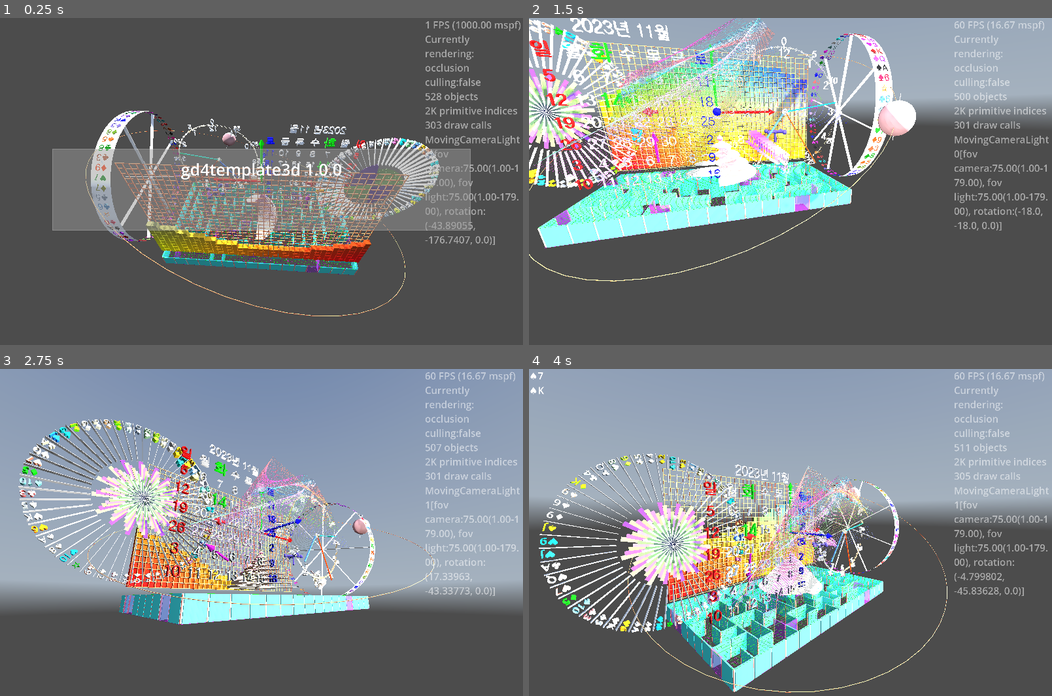
Above: before the commit, frames 1-4 (two rows, left to right).
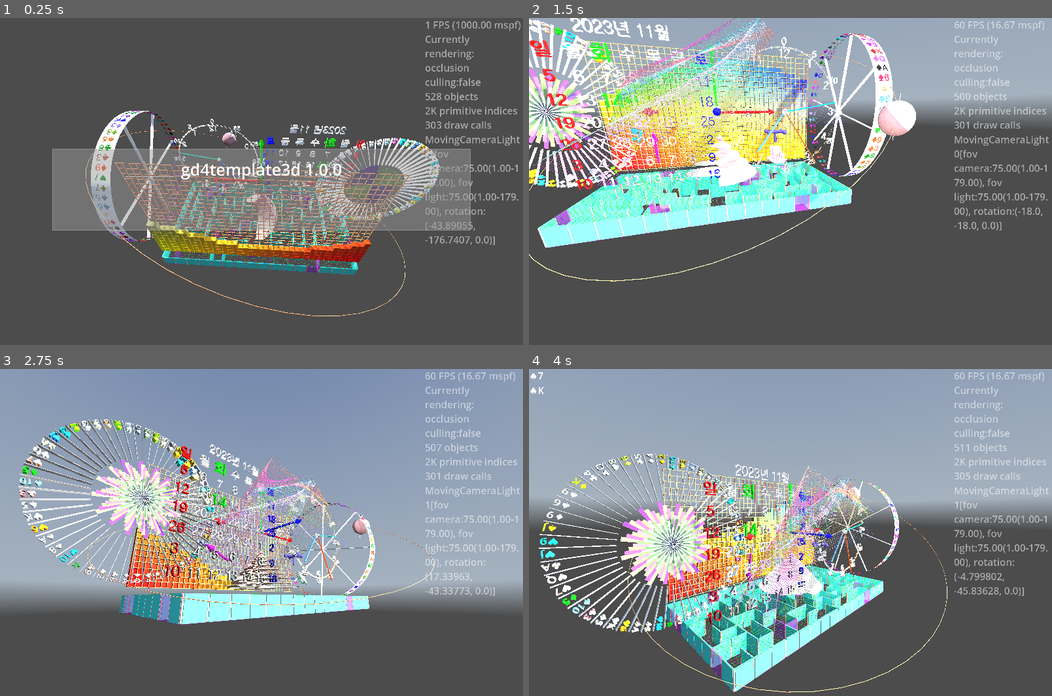
Above: after the commit, the same moments.

Repository: kasworld/gd4template3d
Game: Godot game, scene res://main.tscn
Two runs of this game, one before a commit and one after it. Both use one fixed random seed, a clock stepped at 60 frames per second and the inputs below. A sky picture missing from this copy of the repository is replaced by a grey-blue gradient.
Inputs (mouse positions are in pixels of both pictures, inside the frame that each line leads up to):
- Up to frame 1 (0.25 s): no input
- Up to frame 2 (1.5 s): tap Enter at 0.5 s; move the mouse to (905, 165) at 0.52 s; hold Right 0.53-1.28 s; tap Q at 0.6 s; click (905, 165) at 0.67 s; move the mouse to (685, 197) at 1.27 s; hold Down from 1.28 s (still down); tap E at 1.35 s
- Up to frame 3 (2.75 s): move the mouse to (313, 460) at 2.02 s; release Down at 2.03 s; hold Right from 2.03 s (still down); tap Enter at 2.1 s
- Up to frame 4 (4 s): move the mouse to (764, 597) at 2.77 s; release Right at 2.78 s; hold Up 2.78-3.53 s; tap Q at 2.85 s; click (764, 597) at 2.92 s; move the mouse to (947, 581) at 3.52 s; hold Left from 3.53 s (still down); tap E at 3.6 s

The runs differ from the first frame. In frame 1, less than 0.1% of the frame differs, in the area x 47-57%, y 48-69%; in frame 2, 0.3%, in the area x 40-50%, y 34-55%; in frame 3, 0.1%; in frame 4, less than 0.1%.

Commit message:
update MeshTrail

Diff:
--- a/main.gd
+++ b/main.gd
@@ -180,24 +180,25 @@
 
 
 var b_box :AABB
+var mesh_trail :MeshTrail
 func meshtrail_demo() -> void:
 	var mt :String = ["♠","♣","♥","♦" ,"★","☆","♩","♪","♬"].pick_random()
 	b_box = AABB( -WorldSize/2, WorldSize)
-	var ball :MeshTrail = preload("res://mesh_trail/mesh_trail.tscn").instantiate()
+	mesh_trail = preload("res://mesh_trail/mesh_trail.tscn").instantiate()
 	var radius := 1.0
 	var count := randi_range(10,20)
 	var startpos := b_box.get_center()
 	match randi_range(0,3):
 		0:
-			ball.init_OnBounce().set_get_random_color_fn(random_color)
+			mesh_trail.set_ColorChange_OnBounce().set_get_random_color_fn(random_color)
 		1:
-			ball.init_MeshGradient().set_get_random_color_fn(random_color)
+			mesh_trail.set_ColorChange_MeshGradient().set_get_random_color_fn(random_color)
 		2:
-			ball.init_ByPosition(b_box)
+			mesh_trail.set_ColorChange_ByPosition(b_box)
 		3:
-			ball.init_ByPositionFn(get_color_ByPosition)
-	ball.init( bounce_fn, radius, count, mt, startpos).set_speed(5,10,0.05)
-	$DemoContainer.add_child(ball)
+			mesh_trail.set_ColorChange_ByPositionFn(get_color_ByPosition)
+	mesh_trail.init( bounce_fn, radius, count, mt, startpos).set_speed(5,10)
+	$DemoContainer.add_child(mesh_trail)
 func get_color_ByPosition(pos :Vector3) -> Color:
 	var co :Color
 	for i in 3:
@@ -302,6 +303,7 @@
 	wheel.선택된cell강조상태켜기()
 	bartree.rotate_tree_bar_y(delta*10)
 	orbit_sphere.animate_rotate(now, delta)
+	mesh_trail.move(delta)
 
 	main_animation.handle_animation()
 	var t := now /2.3
--- a/mesh_trail/mesh_trail.gd
+++ b/mesh_trail/mesh_trail.gd
@@ -1,150 +1,7 @@
-extends Node3D
+extends MultiMeshShape
 class_name MeshTrail
 
-enum ColorMode {OnBounce, MeshGradient, ByPosition }
-var color_mode :ColorMode = ColorMode.OnBounce
-
-func init_OnBounce() -> MeshTrail:
-	color_mode = ColorMode.OnBounce
-	return self
-
-# for ColorMode.MeshGradient
-var color_from :Color # or current color
-var color_to :Color
-var color_progress :int # 0 to mesh_count-1
-func get_color_MeshGradient() -> Color:
-	color_progress += 1
-	if color_progress >= $MultiMeshInstance3D.multimesh.instance_count:
-		color_from = color_to
-		color_to = get_random_color_fn.call()
-		color_progress = 0
-	return lerp(color_from, color_to, float(color_progress)/float($MultiMeshInstance3D.multimesh.instance_count))
-
-func init_MeshGradient() -> MeshTrail:
-	color_mode = ColorMode.MeshGradient
-	return self
-
-var color_aabb :AABB
-func init_ByPosition(c_aabb :AABB) -> MeshTrail:
-	color_mode = ColorMode.ByPosition
-	color_aabb = c_aabb
-	return self
-
-func init_ByPositionFn(fn :Callable) -> MeshTrail:
-	color_mode = ColorMode.ByPosition
-	get_color_ByPosition_fn = fn
-	return self
-
-var get_color_ByPosition_fn = get_color_ByPosition
-func get_color_ByPosition(pos :Vector3) -> Color:
-	var co :Color
-	for i in 3:
-		co[i] = (pos[i] - color_aabb.position[i]) / color_aabb.size[i]
-	return co
-
-var get_random_color_fn :Callable = get_random_color
-func set_get_random_color_fn(fn :Callable) -> MeshTrail:
-	get_random_color_fn = fn
-	return self
-func get_random_color() -> Color:
-	return Color(randf(),randf(),randf())
-
-var head_velocity :Vector3
-var bounce_fn :Callable
-var radius :float
-var speed_max :float
-var speed_min :float
-var obj_cursor :int
-var current_rotation :float
-var current_rotation_velocity :float
-var rotation_velocity_deviation :float
-
-func init(bounce_fn_a :Callable, radius_a :float, mesh_count :int, mesh_type, initial_pos :Vector3, rotation_velocity_deviation_a :float = 4*PI) -> MeshTrail:
-	radius = radius_a
-	bounce_fn = bounce_fn_a
-	rotation_velocity_deviation = rotation_velocity_deviation_a
-	speed_max = radius * 40
-	speed_min = radius * 20
-	head_velocity = Vector3( (randf()-0.5)*speed_max, (randf()-0.5)*speed_max, (randf()-0.5)*speed_max)
-	color_from = get_random_color_fn.call()
-	color_to = get_random_color_fn.call()
-	make_mat_multi(new_mesh_by_type(mesh_type,radius), mesh_count, initial_pos)
-	old_tick = Time.get_unix_time_from_system()
-	return self
-
-func set_speed(mins :float, maxs :float, tick_sec :float) -> MeshTrail:
-	speed_max = maxs
-	speed_min = mins
-	$Timer.wait_time = tick_sec
-	return self
-
-func make_mat_multi(mesh :Mesh, count :int, initial_pos:Vector3):
-	var mat := StandardMaterial3D.new()
-	mat.albedo_color = Color.WHITE
-	mat.vertex_color_use_as_albedo = true
-	mesh.material = mat
-	$MultiMeshInstance3D.multimesh.mesh = mesh
-	# Then resize (otherwise, changing the format is not allowed).
-	$MultiMeshInstance3D.multimesh.instance_count = count
-	$MultiMeshInstance3D.multimesh.visible_instance_count = count
-
-	for i in $MultiMeshInstance3D.multimesh.visible_instance_count:
-		set_color_by_mode(i, initial_pos)
-		var t := Transform3D(Basis(), initial_pos)
-		$MultiMeshInstance3D.multimesh.set_instance_transform(i,t)
-
-func set_color_by_mode(mesh_index :int, pos :Vector3) -> void:
-	var co :Color
-	match color_mode:
-		ColorMode.ByPosition:
-			co = get_color_ByPosition_fn.call(pos)
-		ColorMode.OnBounce:
-			co = color_from
-		ColorMode.MeshGradient:
-			co = get_color_MeshGradient()
-	$MultiMeshInstance3D.multimesh.set_instance_color(mesh_index, co)
-
-func set_multi_pos_rot(i :int, pos :Vector3, axis :Vector3, rot :float) -> void:
-	var t := Transform3D(Basis(), pos)
-	t = t.rotated_local(axis, rot)
-	$MultiMeshInstance3D.multimesh.set_instance_transform(i,t )
-
-var old_tick :float
-func _on_timer_timeout() -> void:
-	var new_tick := Time.get_unix_time_from_system()
-	move(new_tick - old_tick)
-	old_tick = new_tick
-
-func move(delta :float) -> void:
-	var old_cursor := obj_cursor
-	obj_cursor +=1
-	obj_cursor %= $MultiMeshInstance3D.multimesh.instance_count
-	move_trail(delta, old_cursor, obj_cursor)
-
-func move_trail(delta: float, oldi :int, newi:int) -> void:
-	var oldpos :Vector3 = $MultiMeshInstance3D.multimesh.get_instance_transform(oldi).origin
-	var newpos :Vector3 = oldpos + head_velocity * delta
-	var bn = bounce_fn.call(oldpos,newpos,radius)
-	for i in 3:
-		# change vel on bounce
-		if bn.bounced[i] != 0 :
-			head_velocity[i] = -randf_range(speed_min, speed_max)*bn.bounced[i]
-
-	if bn.bounced != Vector3i.ZERO:
-		if color_mode == ColorMode.OnBounce:
-			color_from = get_random_color_fn.call()
-		current_rotation_velocity =  randfn(0, rotation_velocity_deviation)
-	current_rotation += current_rotation_velocity * delta
-
-	set_multi_pos_rot(newi, bn.pos, head_velocity.normalized(), current_rotation)
-	set_color_by_mode(newi, newpos)
-
-	if head_velocity.length() > speed_max:
-		head_velocity = head_velocity.normalized() * speed_max
-	if head_velocity.length() < speed_min:
-		head_velocity = head_velocity.normalized() * speed_min
-
-func new_mesh_by_type(mesh_type , r :float) -> Mesh:
+static func NewMeshByType(mesh_type , r :float) -> Mesh:
 	var mesh :Mesh
 	match mesh_type:
 		0:
@@ -174,6 +31,126 @@
 			mesh = TextMesh.new()
 			mesh.depth = r/6
 			mesh.pixel_size = r / 6
-			#mesh.font_size = r*40
 			mesh.text = "%s" % mesh_type
 	return mesh
+
+
+enum ColorChange {OnBounce, MeshGradient, ByPosition }
+var color_change_mode :ColorChange = ColorChange.OnBounce
+
+func set_ColorChange_OnBounce() -> MeshTrail:
+	color_change_mode = ColorChange.OnBounce
+	return self
+
+# for ColorChange.MeshGradient
+var color_from :Color # or current color
+var color_to :Color
+var color_progress :int # 0 to inst_count-1
+func get_color_MeshGradient() -> Color:
+	color_progress += 1
+	if color_progress >= multimesh.instance_count:
+		color_from = color_to
+		color_to = get_random_color_fn.call()
+		color_progress = 0
+	return lerp(color_from, color_to, float(color_progress)/float(multimesh.instance_count))
+
+func set_ColorChange_MeshGradient() -> MeshTrail:
+	color_change_mode = ColorChange.MeshGradient
+	return self
+
+var color_aabb :AABB
+func set_ColorChange_ByPosition(c_aabb :AABB) -> MeshTrail:
+	color_change_mode = ColorChange.ByPosition
+	color_aabb = c_aabb
+	return self
+
+func set_ColorChange_ByPositionFn(fn :Callable) -> MeshTrail:
+	color_change_mode = ColorChange.ByPosition
+	get_color_ByPosition_fn = fn
+	return self
+
+var get_color_ByPosition_fn :Callable = get_color_ByPosition
+func get_color_ByPosition(pos :Vector3) -> Color:
+	var co :Color
+	for i in 3:
+		co[i] = (pos[i] - color_aabb.position[i]) / color_aabb.size[i]
+	return co
+
+var get_random_color_fn :Callable = get_random_color
+func set_get_random_color_fn(fn :Callable) -> MeshTrail:
+	get_random_color_fn = fn
+	return self
+func get_random_color() -> Color:
+	return Color(randf(),randf(),randf())
+
+var head_velocity :Vector3
+var bounce_fn :Callable
+var radius :float
+var speed_max :float
+var speed_min :float
+var obj_cursor :int
+var current_rotation :float
+var current_rotation_velocity :float
+var rotation_velocity_deviation :float
+
+func init(bounce_fn_a :Callable, radius_a :float, inst_count :int, mesh_type, initial_pos :Vector3, rotation_velocity_deviation_a :float = 4*PI) -> MeshTrail:
+	radius = radius_a
+	bounce_fn = bounce_fn_a
+	rotation_velocity_deviation = rotation_velocity_deviation_a
+	speed_max = radius * 40
+	speed_min = radius * 20
+	head_velocity = Vector3( (randf()-0.5)*speed_max, (randf()-0.5)*speed_max, (randf()-0.5)*speed_max)
+	color_from = get_random_color_fn.call()
+	color_to = get_random_color_fn.call()
+	init_with_alpha(NewMeshByType(mesh_type,radius), inst_count, 1.0, initial_pos)
+	return self
+
+func set_speed(mins :float, maxs :float) -> MeshTrail:
+	speed_max = maxs
+	speed_min = mins
+	return self
+
+func set_color_by_mode(inst_index :int, pos :Vector3) -> void:
+	var co :Color
+	match color_change_mode:
+		ColorChange.ByPosition:
+			co = get_color_ByPosition_fn.call(pos)
+		ColorChange.OnBounce:
+			co = color_from
+		ColorChange.MeshGradient:
+			co = get_color_MeshGradient()
+	multimesh.set_instance_color(inst_index, co)
+
+func set_multi_pos_rot(i :int, pos :Vector3, axis :Vector3, rot :float) -> void:
+	var t := Transform3D(Basis(), pos)
+	t = t.rotated_local(axis, rot)
+	multimesh.set_instance_transform(i,t )
+
+func move(delta :float) -> void:
+	var old_cursor := obj_cursor
+	obj_cursor +=1
+	obj_cursor %= multimesh.instance_count
+	_move_trail(delta, old_cursor, obj_cursor)
+
+func _move_trail(delta: float, oldi :int, newi:int) -> void:
+	var oldpos :Vector3 = multimesh.get_instance_transform(oldi).origin
+	var newpos :Vector3 = oldpos + head_velocity * delta
+	var bn = bounce_fn.call(oldpos,newpos,radius)
+	for i in 3:
+		# change vel on bounce
+		if bn.bounced[i] != 0 :
+			head_velocity[i] = -randf_range(speed_min, speed_max)*bn.bounced[i]
+
+	if bn.bounced != Vector3i.ZERO:
+		if color_change_mode == ColorChange.OnBounce:
+			color_from = get_random_color_fn.call()
+		current_rotation_velocity =  randfn(0, rotation_velocity_deviation)
+	current_rotation += current_rotation_velocity * delta
+
+	set_multi_pos_rot(newi, bn.pos, head_velocity.normalized(), current_rotation)
+	set_color_by_mode(newi, newpos)
+
+	if head_velocity.length() > speed_max:
+		head_velocity = head_velocity.normalized() * speed_max
+	if head_velocity.length() < speed_min:
+		head_velocity = head_velocity.normalized() * speed_min
--- a/mesh_trail/mesh_trail.tscn
+++ b/mesh_trail/mesh_trail.tscn
@@ -1,20 +1,11 @@
 [gd_scene load_steps=3 format=3 uid="uid://cy34xu36jq84y"]
 
-[ext_resource type="Script" uid="uid://dtntmrnos3ie" path="res://mesh_trail/mesh_trail.gd" id="1_8pbi7"]
+[ext_resource type="Script" uid="uid://dtntmrnos3ie" path="res://mesh_trail/mesh_trail.gd" id="1_0ntik"]
 
 [sub_resource type="MultiMesh" id="MultiMesh_0ntik"]
 resource_local_to_scene = true
-transform_format = 1
-use_colors = true
 
-[node name="MeshTrail" type="Node3D"]
-script = ExtResource("1_8pbi7")
-
-[node name="MultiMeshInstance3D" type="MultiMeshInstance3D" parent="."]
+[node name="MeshTrail" type="MultiMeshInstance3D"]
 multimesh = SubResource("MultiMesh_0ntik")
-
-[node name="Timer" type="Timer" parent="."]
-wait_time = 0.05
-autostart = true
-
-[connection signal="timeout" from="Timer" to="." method="_on_timer_timeout"]
+script = ExtResource("1_0ntik")
+metadata/_custom_type_script = "uid://brthvnlbu6c53"
